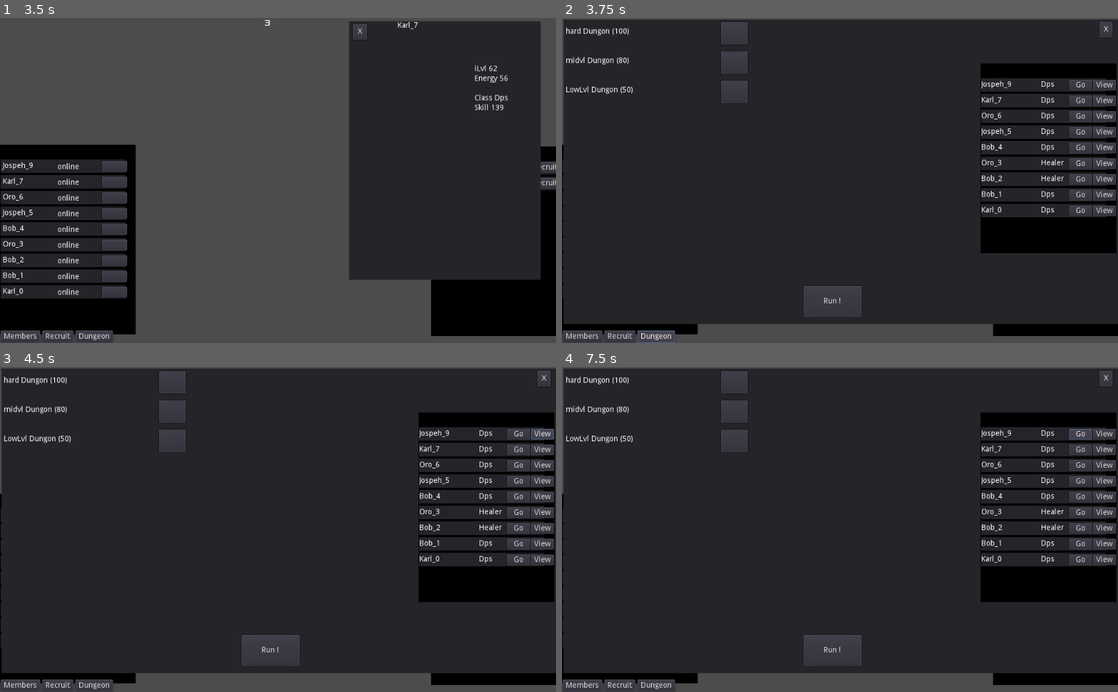
Above: before the commit, frames 1-4 (two rows, left to right).
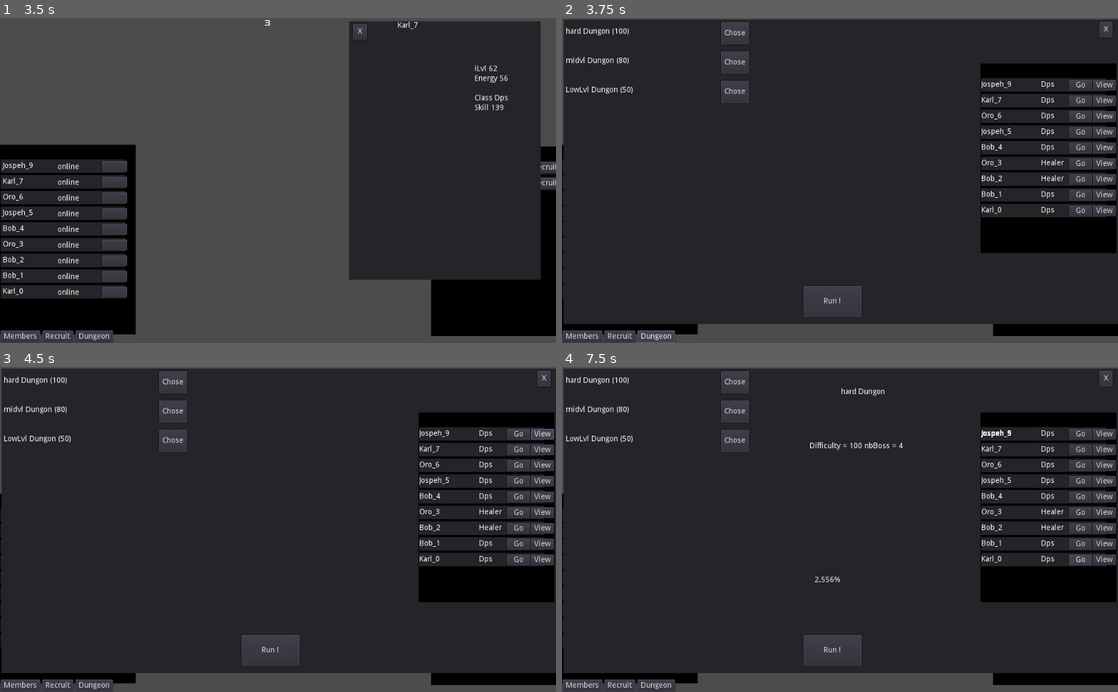
Above: after the commit, the same moments.

Repository: Orolol/RaidLead
Game: Godot game, scene res://Main.tscn
The game is run twice, just before and just after one commit, with the same random seed, the same clock (stepped at 60 frames per second) and the same inputs.
Inputs (mouse positions are in pixels of both pictures, inside the frame that each line leads up to):
- Up to frame 1 (3.5 s): click "Members" at 0.5 s; click (116, 167) at 1.27 s; click "Recruit" at 2 s; click "Recruit !" at 2.75 s
- Up to frame 2 (3.75 s): click "Dungeon" at 3.5 s
- Up to frame 3 (4.5 s): click "View" at 4.25 s
- Up to frame 4 (7.5 s): click (734, 383) at 5.02 s; click (734, 383) at 5.75 s, where only the run after the commit has a clickable "Chose"; click "Run !" at 6.5 s; click "Go" at 7.25 s

Frame 1 is identical in both runs. In frame 2, 0.1% of the frame differs, in the area x 29-34%, y 1-27%; in frame 3, 0.1%; in frame 4, 0.5%, in the area x 29-96%, y 1-67%.

Commit message:
Add first dungeon run

Diff:
--- a/DungeonInList.tscn
+++ b/DungeonInList.tscn
@@ -37,6 +37,7 @@
 enabled_focus_mode = 2
 shortcut = null
 group = null
+text = "Chose"
 flat = false
 align = 1
 
--- a/DungeonManager.gd
+++ b/DungeonManager.gd
@@ -1,28 +1,33 @@
 extends Panel
 
+var indexDun = 0
 
 class Dungeon:
+	var id
 	var name
 	var difficulty
 	var nbBoss
 	var duration
-	func _init(a,b,c,d):
+	var nbPlayer
+	func _init(ind, a,b,c,d,e):
+		self.id = ind
 		self.name = a
 		self.difficulty = b
 		self.nbBoss = c
 		self.duration = d
+		self.nbPlayer = d
+
+func _ready():
+	pass
 
 
+func initDungeons():
+	GlobalVar.availableDungeonList.push_front(Dungeon.new(getInd(), "LowLvl Dungon", 50, 3, 30,5))
+	GlobalVar.availableDungeonList.push_front(Dungeon.new(getInd(),"midvl Dungon", 80, 3, 40,5))
+	GlobalVar.availableDungeonList.push_front(Dungeon.new(getInd(),"hard Dungon", 100, 4, 50,5))
+	print("DUNGEONS", GlobalVar.availableDungeonList)
 
-func _ready():
-	GlobalVar.availableDungeonList.push_front(Dungeon.new("LowLvl Dungon", 50, 3, 30))
-	GlobalVar.availableDungeonList.push_front(Dungeon.new("midvl Dungon", 80, 3, 40))
-	GlobalVar.availableDungeonList.push_front(Dungeon.new("hard Dungon", 100, 4, 50))
-	print("DUNGEONS", GlobalVar.availableDungeonList)
-	pass
 
-func initDungeons():
-	GlobalVar.availableDungeonList.push_front(Dungeon.new("LowLvl Dungon", 50, 3, 30))
-	GlobalVar.availableDungeonList.push_front(Dungeon.new("midvl Dungon", 80, 3, 40))
-	GlobalVar.availableDungeonList.push_front(Dungeon.new("hard Dungon", 100, 4, 50))
-	print("DUNGEONS", GlobalVar.availableDungeonList)
+func getInd():
+	indexDun += 1
+	return indexDun
--- a/DungeonRun.gd
+++ b/DungeonRun.gd
@@ -6,24 +6,71 @@
 const listMemberScn = preload("res://GuildMemberDungeon.tscn")
 const listDungeonScn = preload("res://DungeonInList.tscn")
 
+var selectedChar = []
+var chosenDungeon = null
+var indexDun = 0
+
+
+class RunningDungeon:
+	var dungeon
+	var chars
+	var progression
+	var status
+	func _init(d,c,b):
+		self.dungeon = d
+		self.chars = c
+		self.progression = 0
+		self.status = "running"
+	func timeout():
+		if self.status == "running" :
+			self.progression += 20
+			print(self.status+ ' ' + self.dungeon.name + ' ' + str(self.progression) + "%"  )
+		if self.progression == 100:
+			self.status = "complete"
+			for c in self.chars:
+				c.iLevel += 5
+				c.skill += 5
+			print('complete  ' + self.dungeon.name  )
+			GlobalVar.runningDungeon.erase(self)
 
 func _ready():
 	# Called when the node is added to the scene for the first time.
 	# Initialization here
 	refreshListMember()
 	refreshListDungeon()
+	$Run.connect("pressed", self, "runDungeon")
 	pass
+
+
+func getDungeonById(id):
+	for i in GlobalVar.availableDungeonList:
+		if i.id == id:
+			return i
+	return null
+
+func runDungeon():
+	GlobalVar.runningDungeon.push_front(RunningDungeon.new(chosenDungeon, selectedChar, getDiff()))
 
 func refreshListMember():
 	for child in $ListMemberContainer/ScrollContainer/ListMemberOnline.get_children():
 		child.queue_free()
 	for newMember in GlobalVar.playerGuild.guildMembers:
+		var isSel = false
+		for i in selectedChar:
+			if i.id == newMember.id:
+				isSel = true
 		if newMember.status == "online":
 			var item = listMemberScn.instance()
+			if isSel:
+				item.get_node("NameLabel").set("custom_colors/font_color", Color(255,50,120))
+				item.get_node("View").connect("pressed", self, "removeChar", [newMember.id])
+			else:
+				item.get_node("View").connect("pressed", self, "viewChar", [newMember.id])
+
 			item.get_node("NameLabel").text = newMember.name
 			item.get_node("StatusLabel").text = newMember.charClass
 			item.rect_min_size = Vector2(230,25)
-			item.get_node("View").connect("pressed", self, "viewChar", [newMember.id])
+			item.get_node("Go").connect("pressed", self, "selectChar", [newMember])
 			$ListMemberContainer/ScrollContainer/ListMemberOnline.add_child(item)
 
 func refreshListDungeon():
@@ -32,8 +79,50 @@
 	for dun in GlobalVar.availableDungeonList:
 		var item = listDungeonScn.instance()
 		item.get_node("Label").text = dun.name + " (" + str(dun.difficulty) + ")"
-		item.rect_min_size = Vector2(350,50)
+		item.rect_min_size = Vector2(320,50)
+		item.get_node("Button").connect("pressed", self, "choseDungeon", [dun])
 		$DungeonList/ScrollContainer/ListDungeonAvailable.add_child(item)
+
+func choseDungeon(i):
+	chosenDungeon = i
+	$DungeonRecap/Name.text = i.name
+	$DungeonRecap/Description.text = "Difficulty = " + str(i.difficulty) + " nbBoss = " + str(i.nbBoss)
+	getDiff()
+	refreshListDungeon()
+
+func getDiff():
+	var totalPower = 0
+	var tank = 0
+	var dps = 0
+	var healer = 0
+	for f in selectedChar:
+		totalPower += int(f.skill) + int(f.iLevel)
+		if f.charClass == "Healer":
+			healer += 1
+		if f.charClass == "Tank":
+			tank += 1
+		if f.charClass == "Dps":
+			dps += 1
+
+	totalPower *= 0.1
+	if tank < 1:
+		totalPower *= 0.3
+	if healer < 1:
+		totalPower *= 0.3
+	if chosenDungeon != null:
+		$DungeonRecap/CurrentDifficulty.text = str((totalPower / chosenDungeon.difficulty) * 100) + "%"
+
+
+func selectChar(i):
+	selectedChar.push_front(i)
+	getDiff()
+	refreshListMember()
+
+func removeChar(i):
+	for j in selectedChar:
+		if i.id == j.id:
+			selectedChar.erase(j)
+	refreshListMember()
 
 func timeout():
 	refreshListMember()
--- a/DungeonRun.tscn
+++ b/DungeonRun.tscn
@@ -200,3 +200,78 @@
 text = "X"
 flat = false
 align = 1
+
+[node name="DungeonRecap" type="Panel" parent="." index="4"]
+
+anchor_left = 0.0
+anchor_top = 0.0
+anchor_right = 0.0
+anchor_bottom = 0.0
+margin_left = 365.0
+margin_top = 36.0
+margin_right = 740.0
+margin_bottom = 438.0
+rect_pivot_offset = Vector2( 0, 0 )
+rect_clip_content = false
+mouse_filter = 0
+mouse_default_cursor_shape = 0
+size_flags_horizontal = 1
+size_flags_vertical = 1
+
+[node name="Name" type="Label" parent="DungeonRecap" index="0"]
+
+anchor_left = 0.5
+anchor_top = 0.0
+anchor_right = 0.5
+anchor_bottom = 0.0
+margin_left = -41.5
+margin_right = 41.5
+margin_bottom = 34.0
+rect_pivot_offset = Vector2( 0, 0 )
+rect_clip_content = false
+mouse_filter = 2
+mouse_default_cursor_shape = 0
+size_flags_horizontal = 1
+size_flags_vertical = 4
+percent_visible = 1.0
+lines_skipped = 0
+max_lines_visible = -1
+
+[node name="Description" type="Label" parent="DungeonRecap" index="1"]
+
+anchor_left = 0.5
+anchor_top = 0.5
+anchor_right = 0.5
+anchor_bottom = 0.5
+margin_left = -99.5
+margin_top = -101.0
+margin_right = 99.5
+margin_bottom = 43.0
+rect_pivot_offset = Vector2( 0, 0 )
+rect_clip_content = false
+mouse_filter = 2
+mouse_default_cursor_shape = 0
+size_flags_horizontal = 1
+size_flags_vertical = 4
+percent_visible = 1.0
+lines_skipped = 0
+max_lines_visible = -1
+
+[node name="CurrentDifficulty" type="Label" parent="DungeonRecap" index="2"]
+
+anchor_left = 0.5
+anchor_top = 1.0
+anchor_right = 0.5
+anchor_bottom = 1.0
+margin_left = -91.0
+margin_top = -55.0
+margin_right = 91.0
+rect_pivot_offset = Vector2( 0, 0 )
+rect_clip_content = false
+mouse_filter = 2
+mouse_default_cursor_shape = 0
+size_flags_horizontal = 1
+size_flags_vertical = 4
+percent_visible = 1.0
+lines_skipped = 0
+max_lines_visible = -1
--- a/GlobalVar.gd
+++ b/GlobalVar.gd
@@ -4,6 +4,7 @@
 var current_scene = null
 var globalCharTab = []
 var availableDungeonList = []
+var runningDungeon = []
 var playerGuild
 
 func _ready():
--- a/Main.gd
+++ b/Main.gd
@@ -43,6 +43,9 @@
 	$HUD.refreshListMember(GlobalVar.playerGuild.guildMembers)
 	$HUD.timeoutChildren()
 
+	for d  in GlobalVar.runningDungeon :
+		d.timeout()
+
 	if len(availableCharToRecruit) < 3:
 		var character = CharManager.generateRandomChar()
 		availableCharToRecruit.push_front(character)
